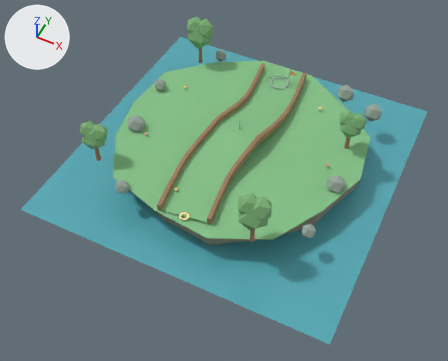
An edit to the glTF model ui/3d/minigolf/course-04.glb, drawn before and after from the same camera.
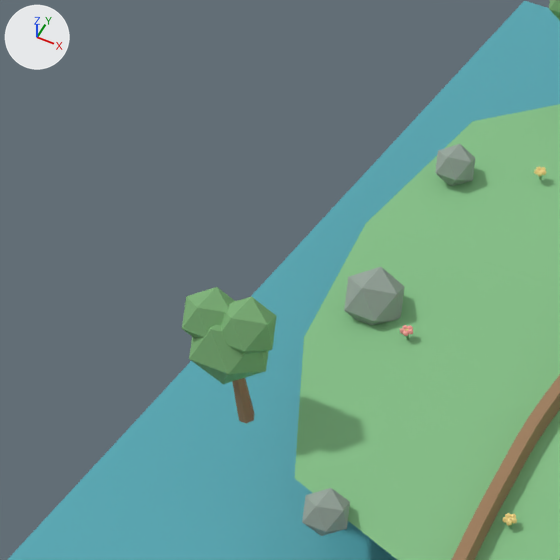
The first picture shows the older version from a 50 mm lens placed at (7.3, -15.94, 17.01), pointed at (0.13, -1.6, -0.91). The close-ups show the older and then the newer version on the part from 6% to 43% of the width and 10% to 56% of the height of that picture. Only the edits that show in the close-ups are written down. The axes (+X, +Y, +Z) are drawn at upper left. The lights are the same throughout.

Names of what the first close-up shows: 'faceted-canopy.036', 'faceted-canopy.037', 'faceted-canopy.038', 'faceted-rock.024', 'faceted-rock.025', 'faceted-rock.029', 'island-turf-edge.003', 'rail-left', 'surface-grass', 'water-plane.003' and 2 more.
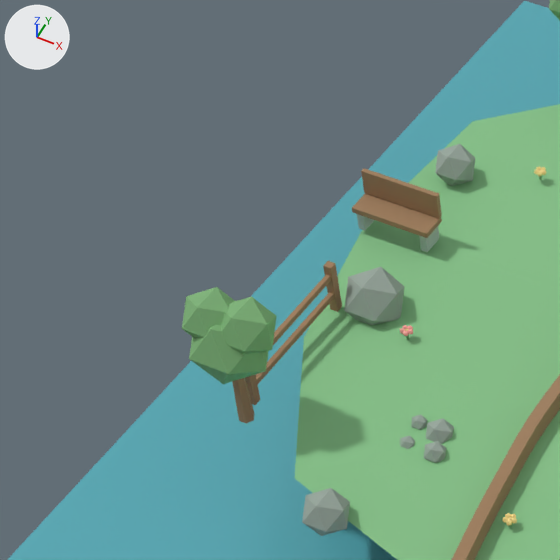
Diff of the bpy script that builds the scene:
```diff
--- a/ui/3d/minigolf/course-04.glb.py
+++ b/ui/3d/minigolf/course-04.glb.py
@@ ob_deco_pebble_059 @@
+ob_deco_pebble_059 = bpy.data.objects.new('deco-pebble.059', me_deco_pebble_mesh_059)  # an icosphere of 20 faces spanning x -2.533..-2.363, y -2.802..-2.631, z -0.055..0.115; in mat_minigolf_rock_garden (grey #97a69b)
+ob_deco_pebble_059.location = (0.0, 0.0, 0.0)
@@ ob_deco_pebble_058 @@
+ob_deco_pebble_058 = bpy.data.objects.new('deco-pebble.058', me_deco_pebble_mesh_058)  # an icosphere of 20 faces spanning x -2.329..-2.023, y -2.882..-2.575, z -0.153..0.153; in mat_minigolf_rock_garden (grey #97a69b)
+ob_deco_pebble_058.location = (0.0, 0.0, 0.0)
@@ ob_deco_pebble_057 @@
+ob_deco_pebble_057 = bpy.data.objects.new('deco-pebble.057', me_deco_pebble_mesh_057)  # an icosphere of 20 faces spanning x -2.176..-1.938, y -3.147..-2.909, z -0.089..0.149; in mat_minigolf_rock_garden (grey #97a69b)
+ob_deco_pebble_057.location = (0.0, 0.0, 0.0)
@@ ob_deco_pebble_056 @@
+ob_deco_pebble_056 = bpy.data.objects.new('deco-pebble.056', me_deco_pebble_mesh_056)  # an icosphere of 20 faces spanning x -2.498..-2.328, y -3.111..-2.941, z -0.085..0.085; in mat_minigolf_rock_garden (grey #97a69b)
+ob_deco_pebble_056.location = (0.0, 0.0, 0.0)
@@ ob_deco_fence_rail_013 @@
+ob_deco_fence_rail_013 = bpy.data.objects.new('deco-fence-rail.013', me_deco_fence_rail_mesh_013)  # a box spanning x -4.35..-4.29, y -3.2..-1.5, z 0.44..0.52; in mat_minigolf_wood_garden (brown #9e7c59)
+ob_deco_fence_rail_013.location = (0.0, 0.0, 0.0)
@@ ob_deco_fence_rail_012 @@
+ob_deco_fence_rail_012 = bpy.data.objects.new('deco-fence-rail.012', me_deco_fence_rail_mesh_012)  # a box spanning x -4.35..-4.29, y -3.2..-1.5, z 0.16..0.24; in mat_minigolf_wood_garden (brown #9e7c59)
+ob_deco_fence_rail_012.location = (0.0, 0.0, 0.0)
@@ ob_deco_fence_post_013 @@
+ob_deco_fence_post_013 = bpy.data.objects.new('deco-fence-post.013', me_deco_fence_post_mesh_013)  # a box spanning x -4.37..-4.27, y -1.55..-1.45, z -0.04..0.64; in mat_minigolf_wood_garden (brown #9e7c59)
+ob_deco_fence_post_013.location = (0.0, 0.0, 0.0)
@@ ob_deco_fence_post_012 @@
+ob_deco_fence_post_012 = bpy.data.objects.new('deco-fence-post.012', me_deco_fence_post_mesh_012)  # a box spanning x -4.37..-4.27, y -3.25..-3.15, z -0.04..0.64; in mat_minigolf_wood_garden (brown #9e7c59)
+ob_deco_fence_post_012.location = (0.0, 0.0, 0.0)
@@ ob_deco_bench_seat_003 @@
+ob_deco_bench_seat_003 = bpy.data.objects.new('deco-bench-seat.003', me_deco_bench_seat_mesh_003)  # a box spanning x -4.875..-3.825, y -0.22..0.12, z 0.225..0.295; in mat_minigolf_wood_garden (brown #9e7c59)
+ob_deco_bench_seat_003.location = (0.0, 0.0, 0.0)
@@ ob_deco_bench_leg_007 @@
+ob_deco_bench_leg_007 = bpy.data.objects.new('deco-bench-leg.007', me_deco_bench_leg_mesh_007)  # a box spanning x -3.955..-3.865, y -0.19..0.09, z -0.04..0.24; in mat_minigolf_stone_garden (grey #aab8b1)
+ob_deco_bench_leg_007.location = (0.0, 0.0, 0.0)
@@ ob_deco_bench_leg_006 @@
+ob_deco_bench_leg_006 = bpy.data.objects.new('deco-bench-leg.006', me_deco_bench_leg_mesh_006)  # a box spanning x -4.835..-4.745, y -0.19..0.09, z -0.04..0.24; in mat_minigolf_stone_garden (grey #aab8b1)
+ob_deco_bench_leg_006.location = (0.0, 0.0, 0.0)
@@ ob_deco_bench_back_003 @@
+ob_deco_bench_back_003 = bpy.data.objects.new('deco-bench-back.003', me_deco_bench_back_mesh_003)  # a box spanning x -4.875..-3.825, y 0.07..0.13, z 0.31..0.65; in mat_minigolf_wood_garden (brown #9e7c59)
+ob_deco_bench_back_003.location = (0.0, 0.0, 0.0)
```

What differs and where, as boxes [x1, y1, x2, y2] in the close-ups (560 x 560 px):
'deco-bench-back.003', added (brown): after [361, 168, 442, 218]
'deco-bench-seat.003', added (brown): after [352, 193, 442, 238]
'deco-fence-rail.012', added: after [256, 292, 334, 385]
'deco-fence-rail.013', added (brown): after [273, 275, 331, 345]
'deco-pebble.058', added: after [426, 418, 454, 444]
'deco-fence-post.013', added (brown): after [323, 261, 342, 312]
'deco-pebble.057', added: after [424, 441, 446, 463]
'deco-fence-post.012', added: after [245, 375, 261, 405]
'deco-bench-leg.007', added: after [419, 226, 439, 252]
'deco-pebble.059', added: after [411, 415, 427, 430]
'deco-bench-leg.006', added (mostly hidden): after [357, 214, 374, 230]
'deco-pebble.056', added: after [400, 436, 415, 449]
